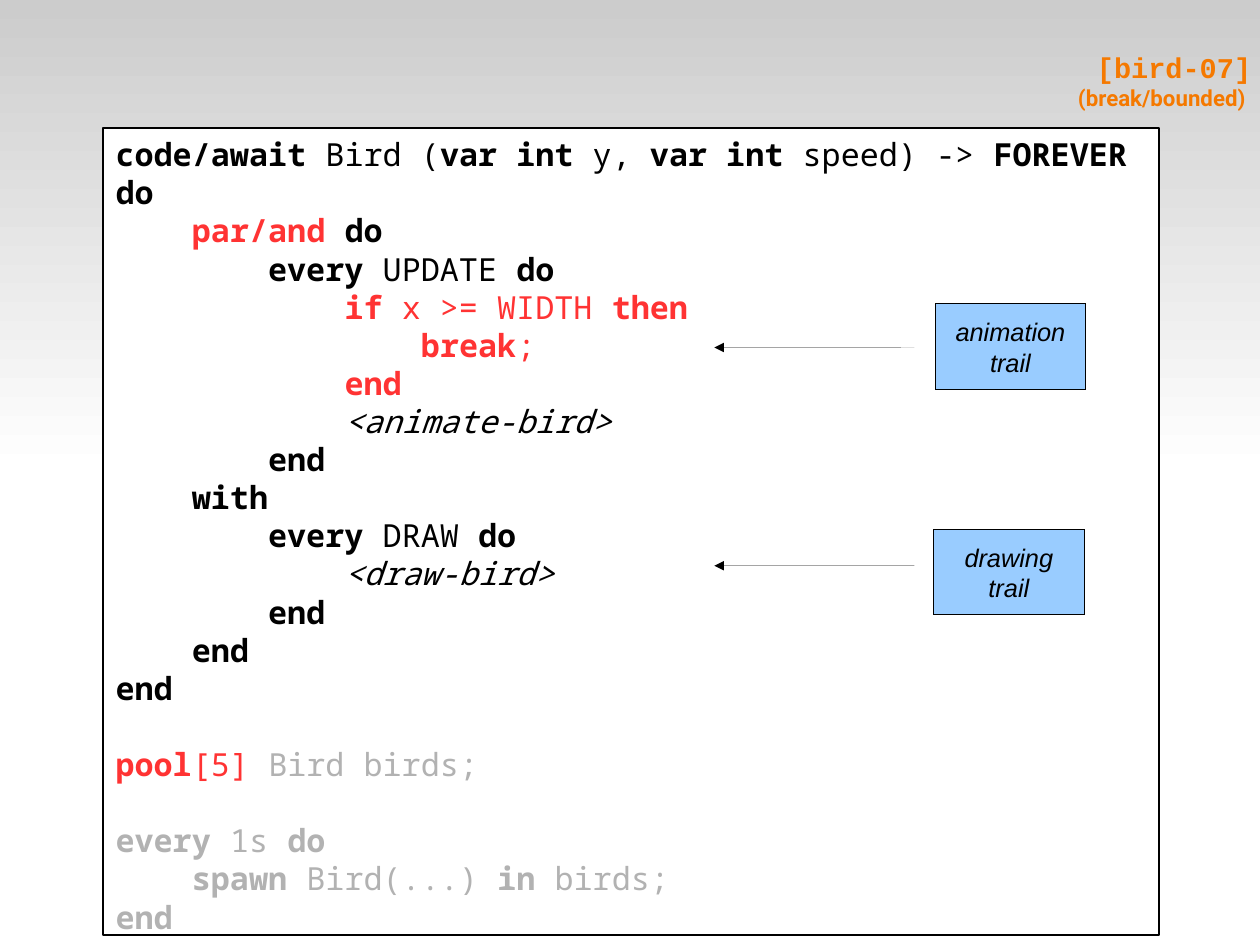
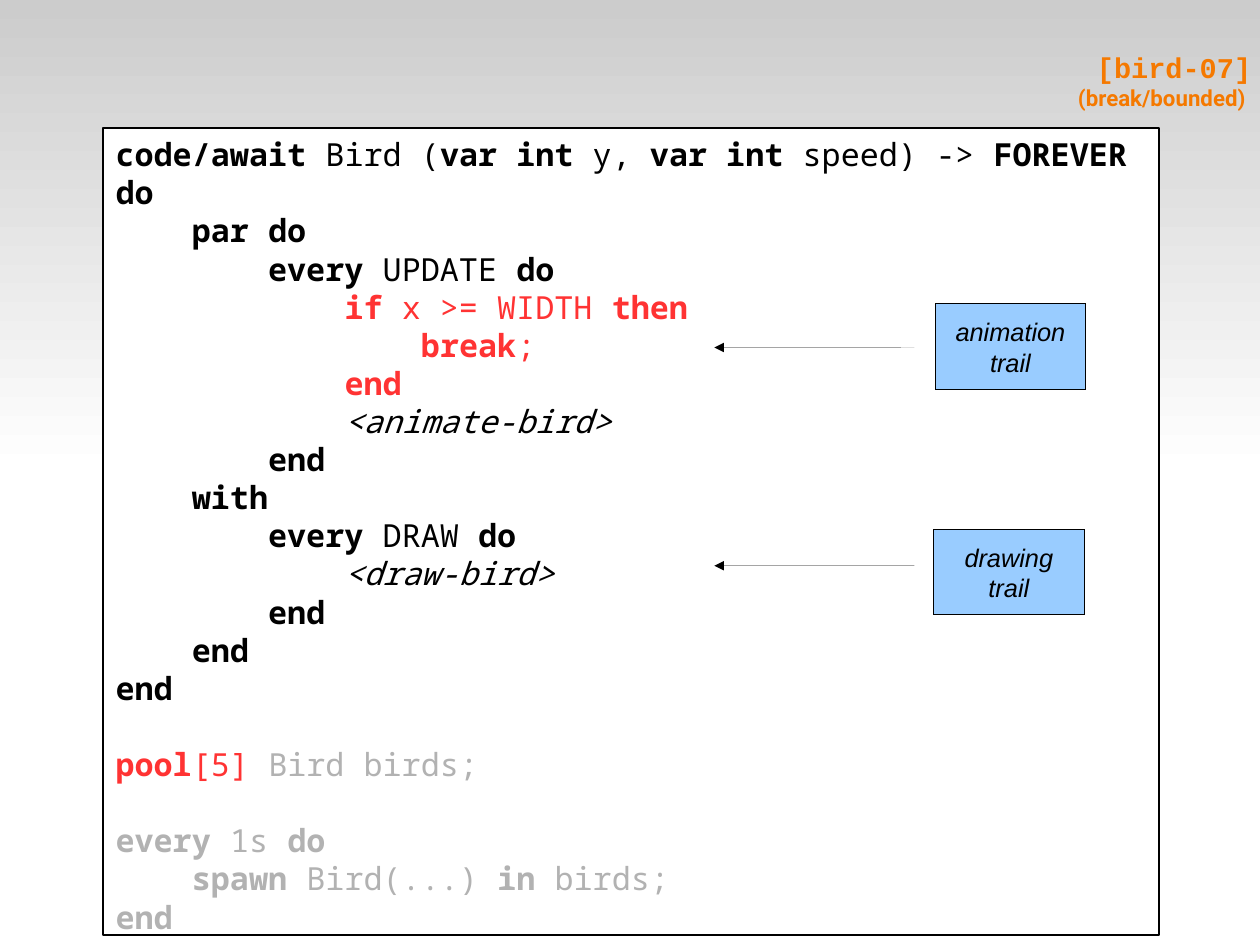
Before and after one commit to fsantanna-no/ceu-docs, a slide deck: slide 22 of ceu_edl.odp. Drawn at 1260x945 pixels with LibreOffice and Linux fonts; fonts in the diff are those of the drawing. Boxes give left, top, right and bottom in pixels: in the first picture for what was removed or moved away, otherwise in the second. Text is boxed around its words. In the diff, an @@ line names an element or a change of style, - is before the commit and + after.

```diff
--- a/ceu_edl.odp
+++ b/ceu_edl.odp
@@ text in rectangle at bbox=[192, 218, 306, 250]: text changed; text colour #FF3333 to #000000 @@
-par/and do
+par do
```
Also in this commit, not shown: 23 other slides changed, 6 other files.
